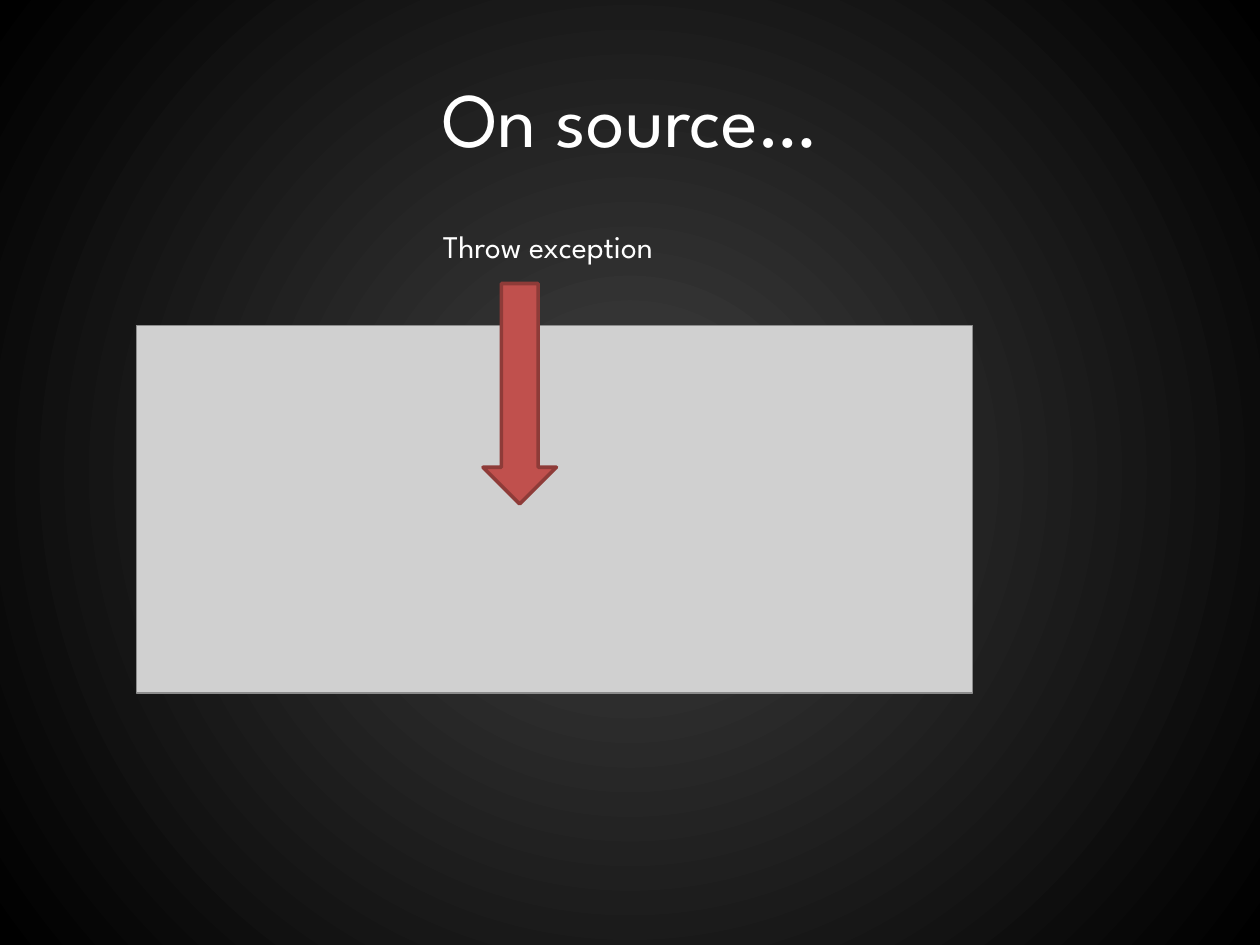
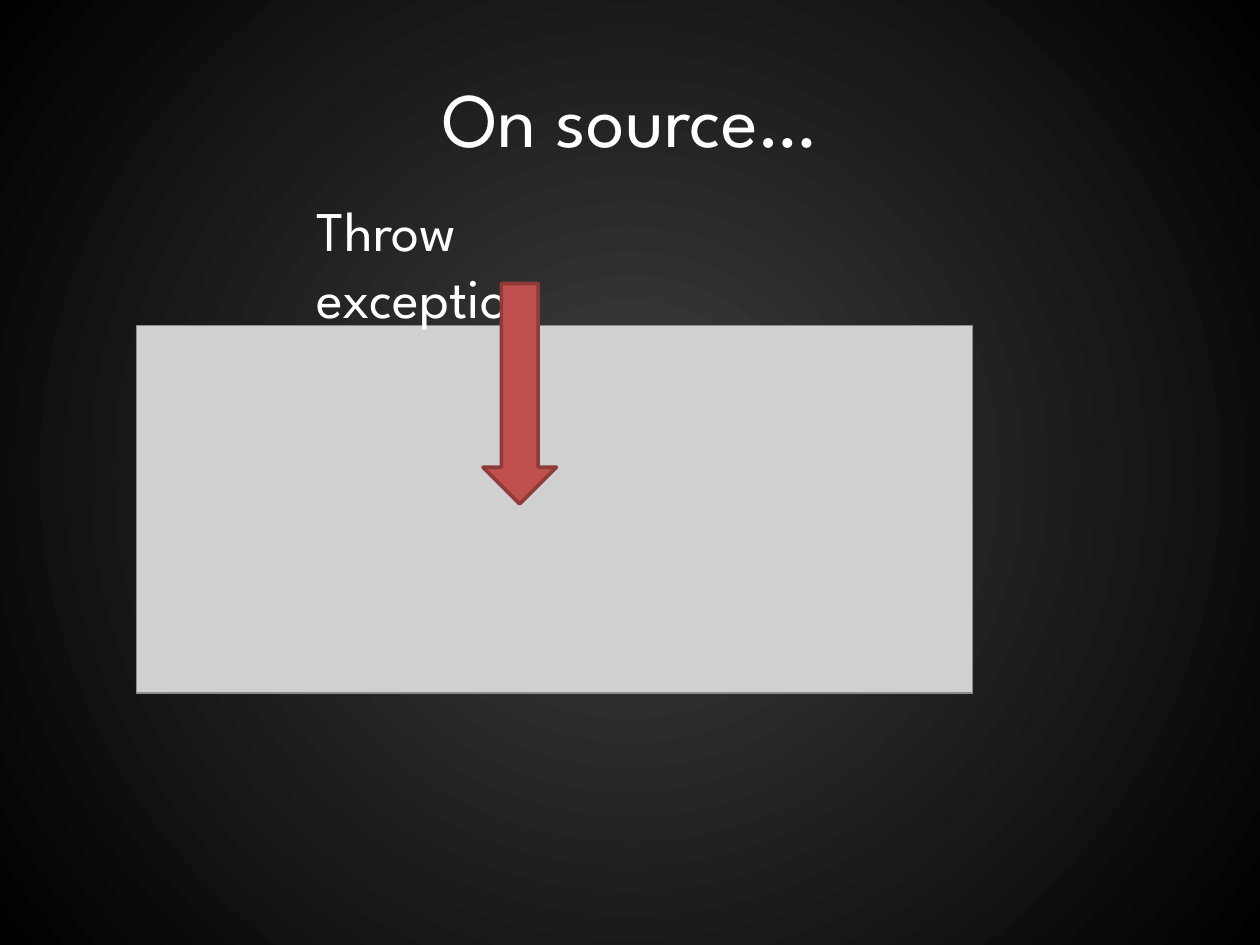
Before and after one commit to RookieOne/WPF-Input-Validation, a slide deck: slide 23 of WPF Validation.pptx. Drawn at 1260x945 pixels with LibreOffice and Linux fonts; fonts in the diff are those of the drawing; grey boxes stand for pictures. Boxes give left, top, right and bottom in pixels: in the first picture for what was removed or moved away, otherwise in the second. Text is boxed around its words. In the diff, an @@ line names an element or a change of style, - is before the commit and + after.

```diff
--- a/WPF Validation.pptx
+++ b/WPF Validation.pptx
@@ text "Throw exception": place and size @@
-text "Throw exception" at <box>443,236,653,265</box>
+text "Throw exception" at <box>317,212,537,335</box>
@@ text "Throw exception" at <box>317,212,537,335</box>: size 18 to 32 pt @@
```
Also in this commit, not shown: 11 other slides changed, 4 slides added.
